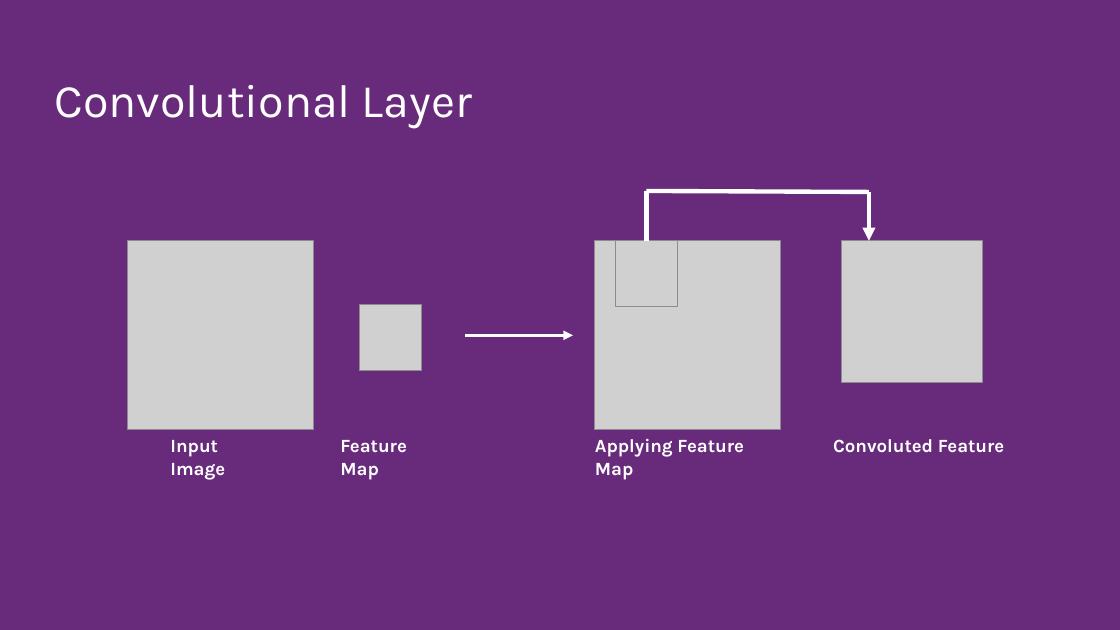
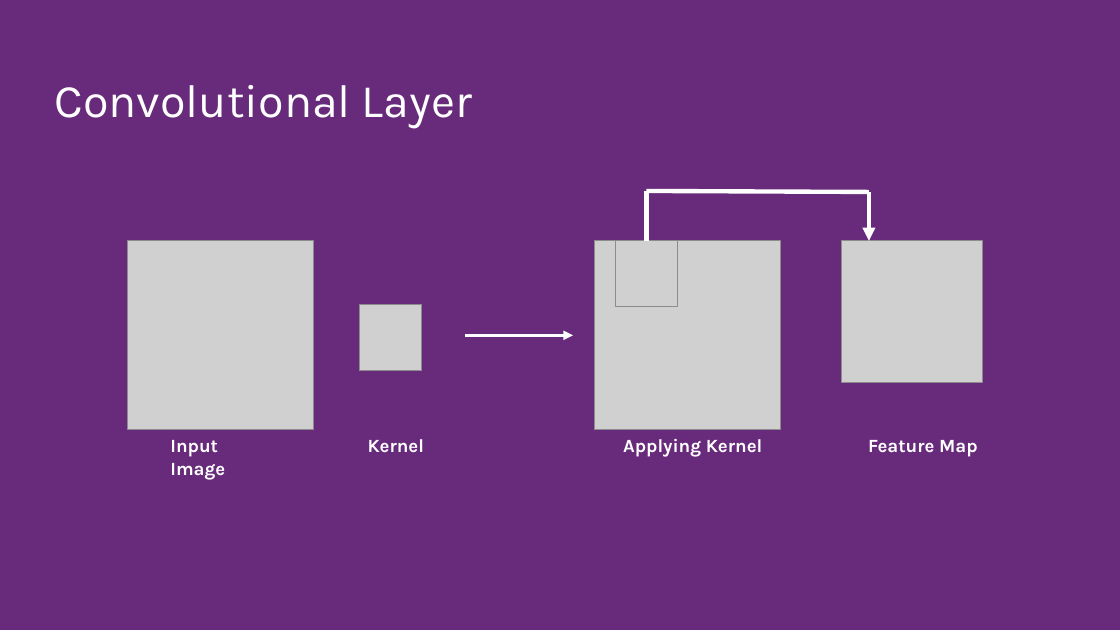
Before and after one commit to biancafbmd/Workshops, a slide deck: slide 9 of DeepLearningIntro/IntroToDeepLearning.pptx. Drawn at 1120x630 pixels with LibreOffice and Linux fonts; fonts in the diff are those of the drawing; grey boxes stand for pictures. Boxes give left, top, right and bottom in pixels: in the first picture for what was removed or moved away, otherwise in the second. Text is boxed around its words. In the diff, an @@ line names an element or a change of style, - is before the commit and + after.

Commit message:
Update presentation

```diff
--- a/DeepLearningIntro/IntroToDeepLearning.pptx
+++ b/DeepLearningIntro/IntroToDeepLearning.pptx
@@ text at <box>368,439,424,453</box>: text changed @@
-Feature Map
+Kernel
@@ text at <box>623,439,762,457</box>: text changed @@
-Applying Feature Map
+Applying Kernel
@@ text at <box>868,440,978,457</box>: text changed @@
-Convoluted Feature
+Feature Map
```
